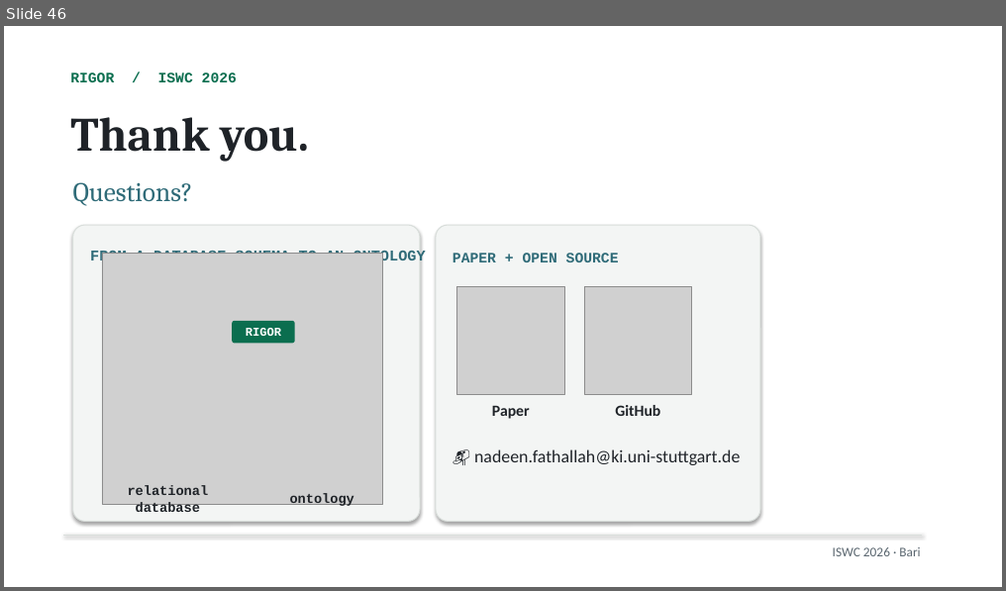
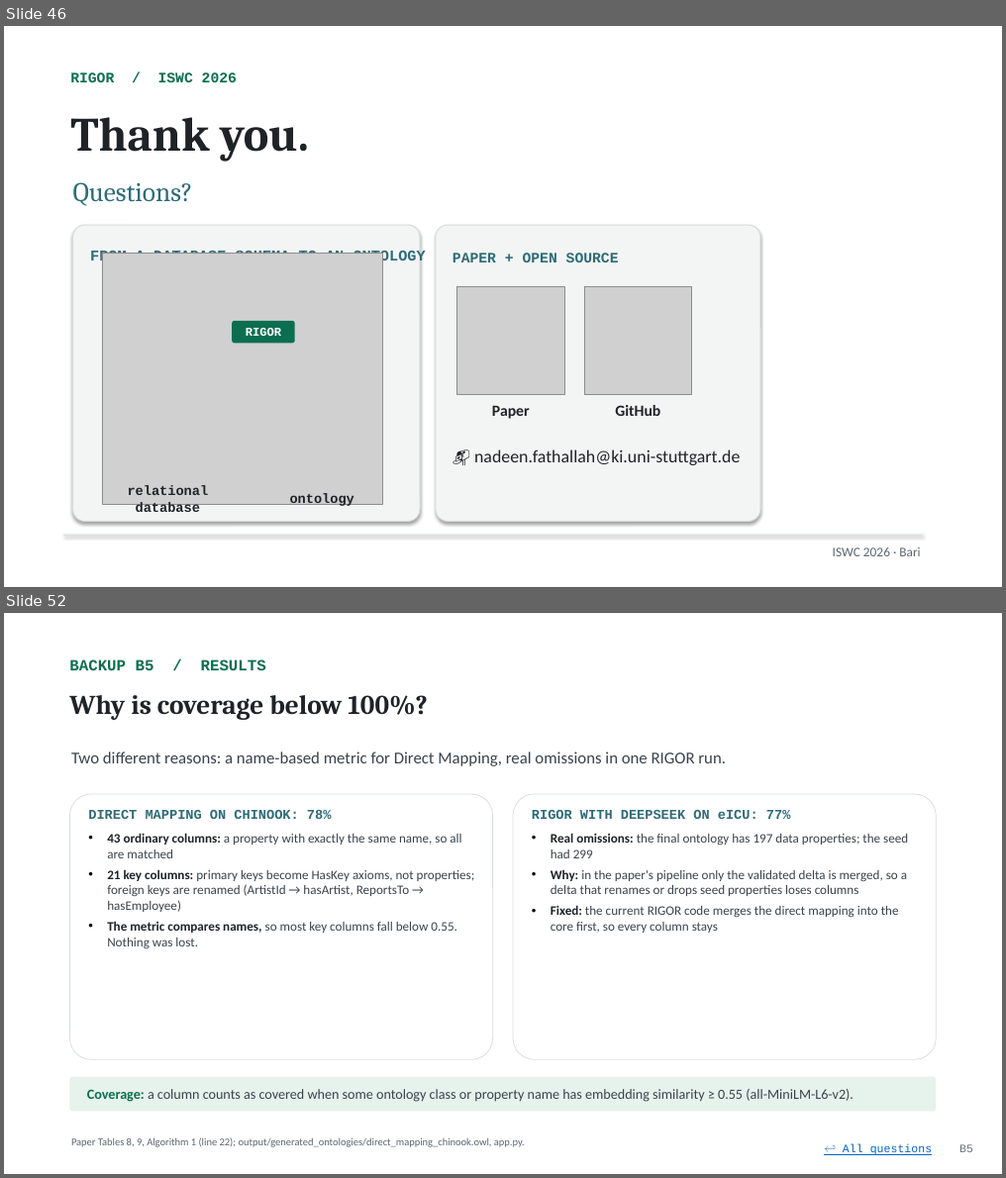
Before and after one commit to NadeenAhmad/rigor_private, a slide deck: presentation/RIGOR_ISWC2026_final.pptx. Shown one above the other, each under a label of ours: slide 46 before the commit, slides 46 and 52 after it; the slides between them are not shown. The pictures are 1006x591 and 1006x1178 pixels, drawn with LibreOffice and Linux fonts; fonts in the diff are those of the drawing; grey boxes stand for pictures. Boxes give left, top, right and bottom in pixels: in the first picture for what was removed or moved away, otherwise in the second. Text is boxed around its words. In the diff, an @@ line names an element or a change of style, - is before the commit and + after.

```diff
--- a/presentation/RIGOR_ISWC2026_final.pptx
+++ b/presentation/RIGOR_ISWC2026_final.pptx
@@ slide 52 added at (x1=4, y1=613, x2=1002, y2=1174), background #FFFFFF @@
@@ text added at (x1=69, y1=660, x2=266, y2=670), 15 pt, text #0B6E4F, bold @@
+BACKUP B5 / RESULTS
@@ text added at (x1=69, y1=695, x2=428, y2=720), 26 pt, text #1F2328, bold @@
+Why is coverage below 100%?
@@ text added at (x1=71, y1=752, x2=726, y2=766), 16 pt, text #3A434C @@
+Two different reasons: a name-based metric for Direct Mapping, real omissions in one RIGOR run.
@@ rounded rectangle added at (x1=70, y1=794, x2=493, y2=1059), fill #FFFFFF, outline #D9DEDB 0.75 pt @@
@@ text added at (x1=88, y1=810, x2=332, y2=819), 13 pt, text #2F6B78, bold @@
+DIRECT MAPPING ON CHINOOK: 78%
@@ rounded rectangle added at (x1=513, y1=794, x2=936, y2=1059), fill #FFFFFF, outline #D9DEDB 0.75 pt @@
@@ text added at (x1=532, y1=810, x2=791, y2=819), 13 pt, text #2F6B78, bold @@
+RIGOR WITH DEEPSEEK ON eICU: 77%
@@ text added at (x1=107, y1=833, x2=475, y2=950), 12.5 pt, text #3A434C @@
+• 43 ordinary columns: a property with exactly the same name, so all are matched
+• 21 key columns: primary keys become HasKey axioms, not properties; foreign keys are renamed (ArtistId → hasArtist, ReportsTo → hasEmployee)
+• The metric compares names, so most key columns fall below 0.55. Nothing was lost.
@@ text added at (x1=550, y1=833, x2=908, y2=933), 12.5 pt, text #3A434C @@
+• Real omissions: the final ontology has 197 data properties; the seed had 299
+• Why: in the paper's pipeline only the validated delta is merged, so a delta that renames or drops seed properties loses columns
+• Fixed: the current RIGOR code merges the direct mapping into the core first, so every column stays
@@ rounded rectangle added at (x1=70, y1=1077, x2=936, y2=1112), fill #E6F2EC, 13.5 pt, text #3A434C @@
+Coverage: a column counts as covered when some ontology class or property name has embedding similarity ≥ 0.55 (all-MiniLM-L6-v2).
@@ text added at (x1=71, y1=1138, x2=525, y2=1148), 10 pt, text #5B6770 @@
+Paper Tables 8, 9, Algorithm 1 (line 22); output/generated_ontologies/direct_mapping_chinook.owl, app.py.
@@ text added at (x1=843, y1=1145, x2=932, y2=1156), 11 pt, text #0563C1, underline @@
+↩ All questions
@@ text added at (x1=959, y1=1145, x2=973, y2=1153), 11 pt, text #6B747B @@
+B5
```
Also in this commit, not shown: 14 other slides added, 3 other files.
